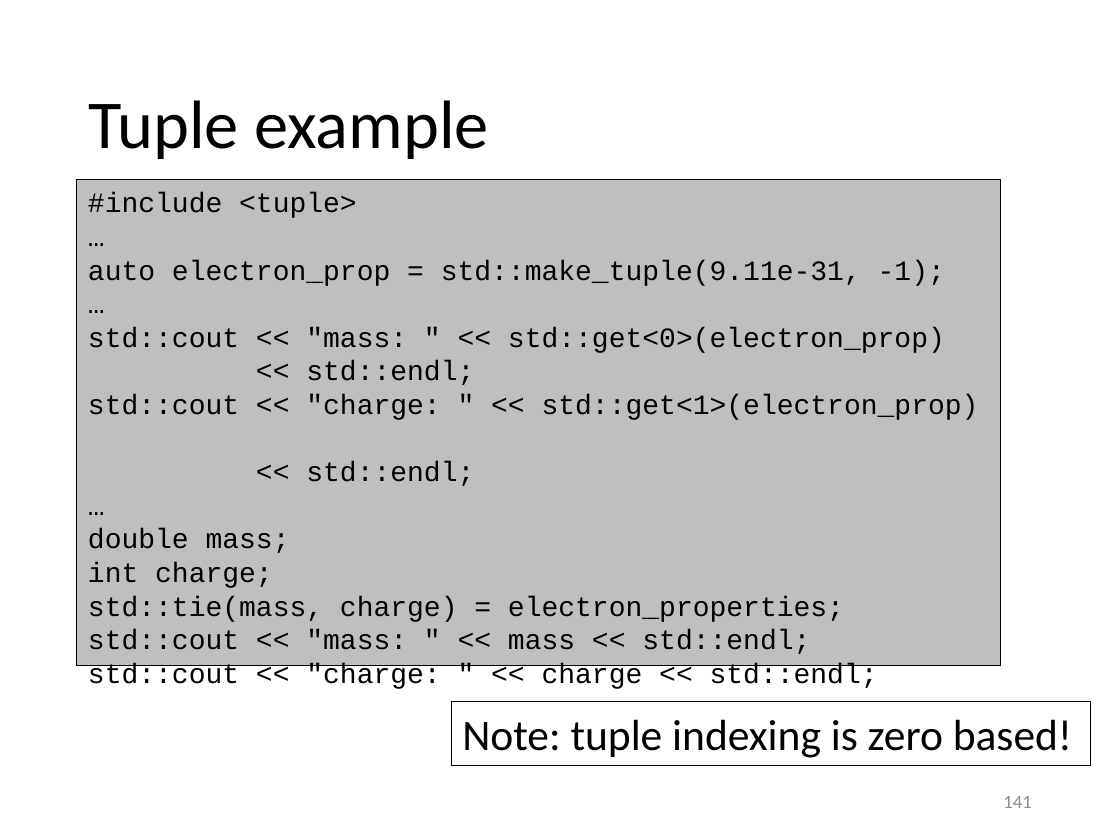
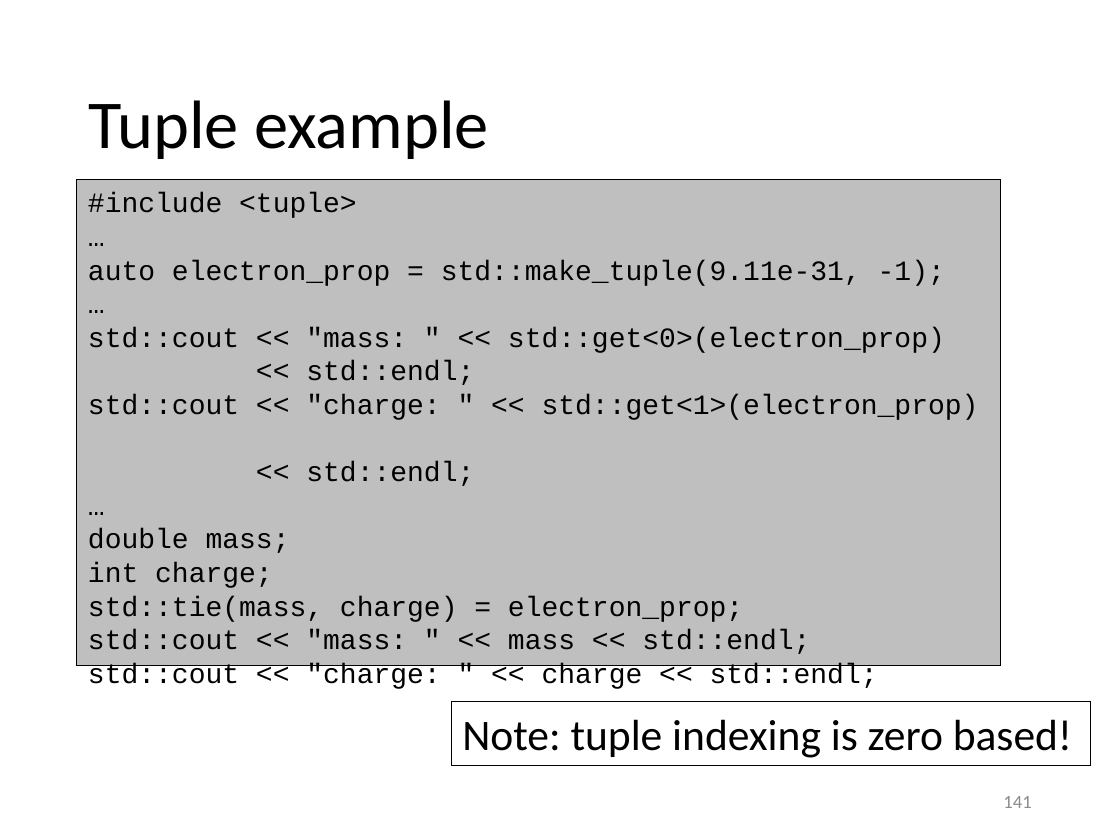
Before and after one commit to gjbex/Scientific-C-plus-plus, a slide deck: slide 141 of scientific_cpp.pptx. Drawn at 1120x840 pixels with LibreOffice and Linux fonts; fonts in the diff are those of the drawing. Boxes give left, top, right and bottom in pixels: in the first picture for what was removed or moved away, otherwise in the second. Text is boxed around its words. In the diff, an @@ line names an element or a change of style, - is before the commit and + after.

```diff
--- a/scientific_cpp.pptx
+++ b/scientific_cpp.pptx
@@ text in rectangle at (88,596,743,622): text changed @@
-std::tie(mass, charge) = electron_properties;
+std::tie(mass, charge) = electron_prop;
```
Also in this commit, not shown: 2 other slides changed.
